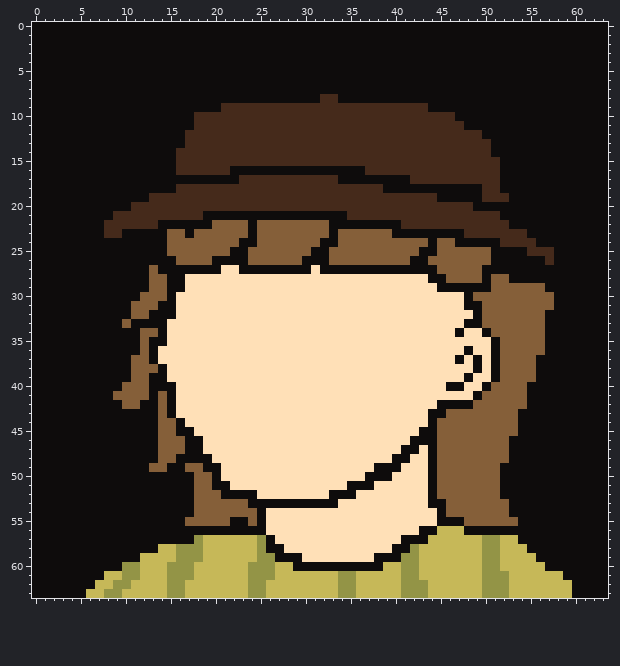
Two states of a pixel-art file, assets/bg_veronica.aseprite. The first picture shows the starting point.
64x64 pixels, 1 frame.
Now the later version:
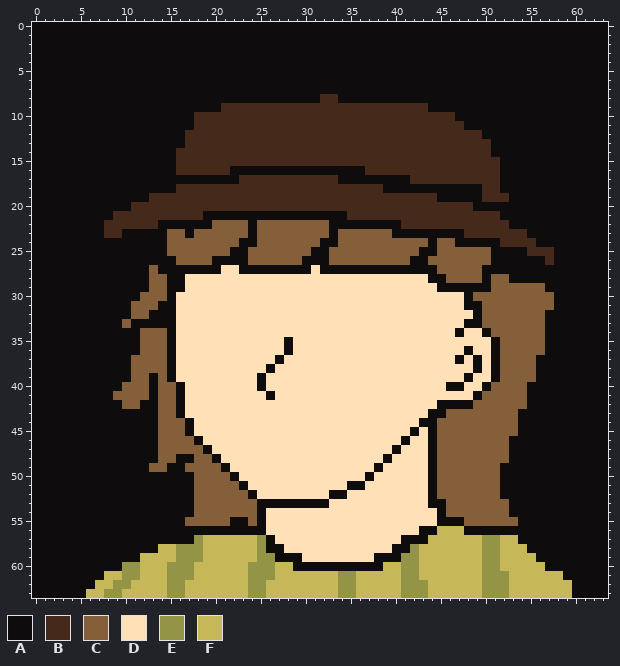
Palette (. is transparent): A #0e0c0c  B #452a1b  C #855f39  D #ffe0b7  E #939446  F #c6b858
Diff:
layer "bg/bg nose" added
Layers "bg/bg nose", "bg/bg":
Colour A replaces colour D in rows 33 to 34 at x 15; in rows 35 to 36 at x 15 and 28; in row 37 at x 15 and 27; in row 38 at x 15 and 26; in row 39 at x 15 and 25; in row 40 at x 16 and 25.
Colour A replaces colour D in row 41 at x 16 and 26; in rows 42 to 43 at x 16; in row 44 at x 17 and 43; in row 45 at x 42; in row 46 at x 41; in row 47 at x 19 and 40.
Colour A replaces colour D in row 48 at x 20 and 39; in row 49 at x 21; in row 50 at x 22; in row 51 at x 23.
Colour C replaces colour A in row 34 at x 14; in row 35 at x 13 to 14; in rows 36 to 37 at x 13; in rows 38 to 39 at x 14; in row 40 at x 14 to 15; in rows 41 to 43 at x 15.
Colour C replaces colour A in rows 44 to 45 at x 16; in row 46 at x 17; in row 47 at x 17 to 18; in row 48 at x 18 to 19; in row 49 at x 19 to 20; in row 50 at x 20.
Colour C replaces colour A in row 51 at x 20 to 21; in row 52 at x 21 to 23; in row 53 at x 24.
Colour C replaces colour D in rows 36 to 37 at x 14; in row 50 at x 21; in row 51 at x 22.
Colour D replaces colour A in row 45 at x 43; in row 46 at x 42 to 43; in row 47 at x 41 to 42; in row 48 at x 40 to 41; in row 49 at x 39 to 40; in row 50 at x 38 to 39.
Colour D replaces colour A in row 51 at x 37; in row 52 at x 35; in row 53 at x 33.
Boxes around the changes in both pictures, in picture pixels (x1, y1, x2, y2):
changed: (149, 319, 257, 508)
changed: (257, 337, 293, 400)
changed: (329, 418, 428, 508)
